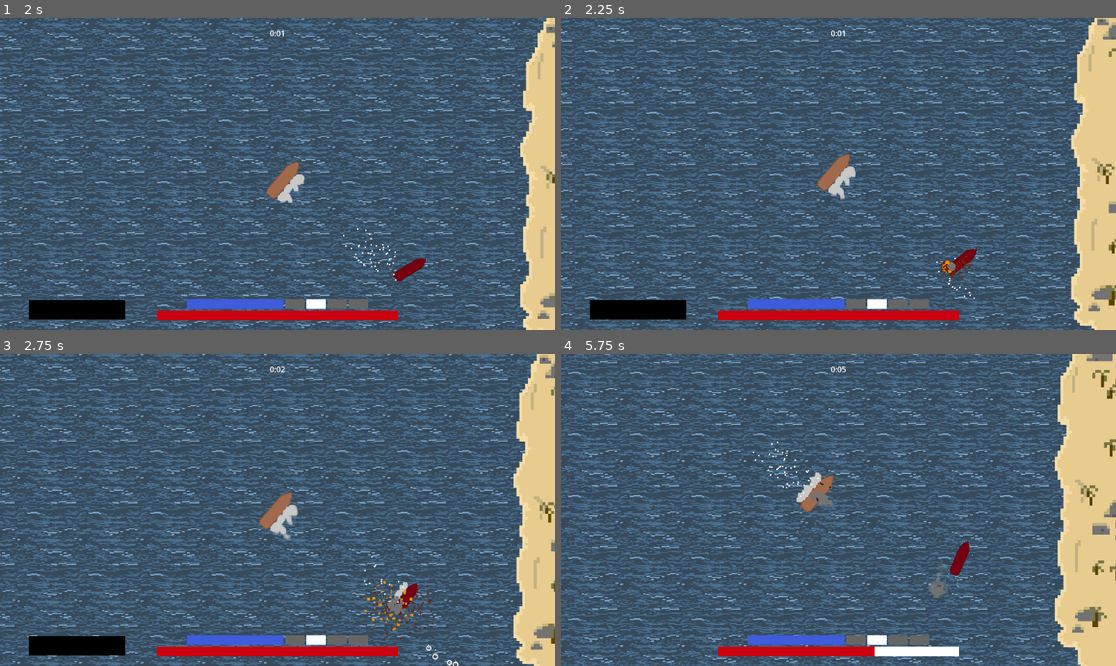
Above: before the commit, frames 1-4 (two rows, left to right).
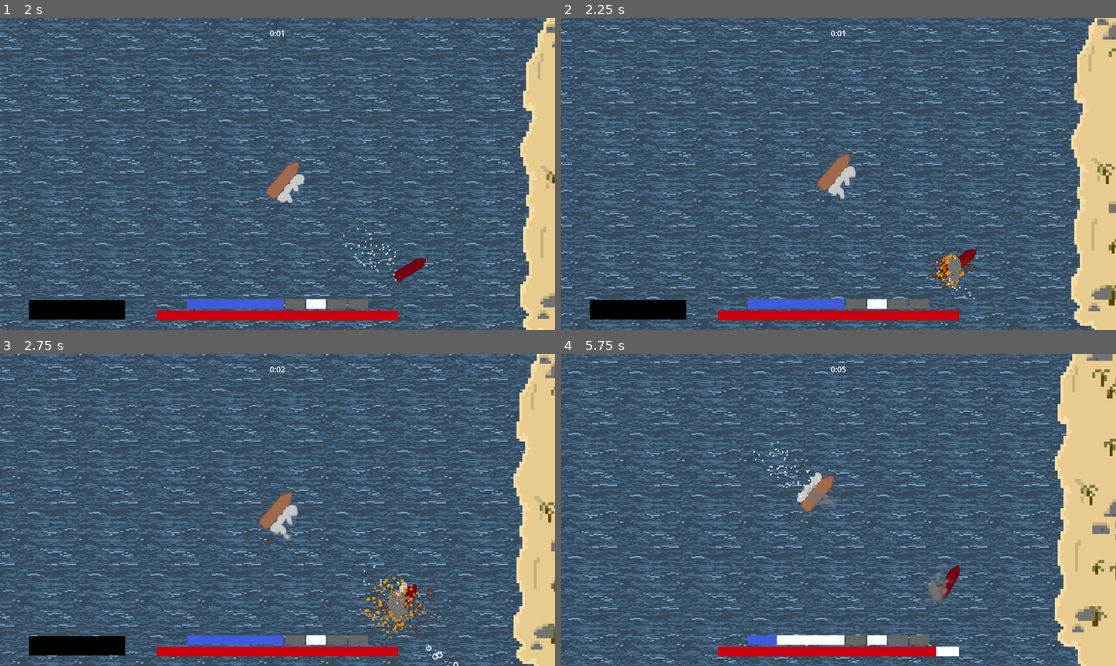
Above: after the commit, the same moments.

Repository: thibautkochjung-gif/Cannonade
Game: Godot game, scene res://Nodes/main_menu.tscn
The game is run twice, just before and just after one commit, with the same random seed, the same clock (stepped at 60 frames per second) and the same inputs.
Inputs (mouse positions are in pixels of both pictures, inside the frame that each line leads up to):
- Up to frame 1 (2 s): click "New Game" at 0.5 s; move the mouse to (399, 158) at 1.27 s; hold D (steer_right) from 1.28 s (still down); hold 1 (ammo_1) from 1.28 s (still down); click (399, 158) at 1.42 s
- Up to frame 2 (2.25 s): release D (steer_right) at 2 s; release 1 (ammo_1) at 2 s; drag from (727, 189) to (971, 267) at 2.02 s
- Up to frame 3 (2.75 s): no input
- Up to frame 4 (5.75 s): move the mouse to (894, 441) at 2.77 s; hold D (steer_right) 2.78-3.5 s; hold 3 (ammo_3) 2.78-3.5 s; drag from (810, 572) to (977, 594) at 3.52 s; move the mouse to (1005, 556) at 4.27 s; hold A (steer_left) 4.28-5 s; hold 1 (ammo_1) 4.28-5 s; drag from (672, 463) to (755, 432) at 5.02 s

Frame 1 is identical in both runs. In frame 2, 0.3% of the frame differs, in the area x 66-76%, y 73-87%; in frame 3, 0.6%; in frame 4, 20%, in the area x 0-100%, y 0-100%.

Commit message:
Tuned damage & explosion particles for grapeshot. More performance improvements to come.

Diff:
--- a/Nodes/cannonball.tscn
+++ b/Nodes/cannonball.tscn
@@ -22,7 +22,6 @@
 despawn_time_variance = 0.15
 damage_fx_scene = ExtResource("3_pc1yr")
 explosion_scene = ExtResource("4_am0hp")
-critical_hit_chance = 0.01
 
 [node name="Sprite2D" type="Sprite2D" parent="." unique_id=618693192]
 scale = Vector2(0.03, 0.03)
--- a/Nodes/damage_particles.tscn
+++ b/Nodes/damage_particles.tscn
@@ -1,11 +1,14 @@
 [gd_scene format=3 uid="uid://heoa7fhmjvp4"]
 
+[ext_resource type="Script" uid="uid://br0q61rq0gp33" path="res://Scripts/damage_particles.gd" id="1_ioyfn"]
 [ext_resource type="Material" uid="uid://7dwwtv0ofdum" path="res://Particles/DamageParticleProcessMaterial.tres" id="1_wxk8j"]
 
-[node name="DamageParticles" type="Node2D" unique_id=415706782]
+[node name="DamageParticles" type="Node2D" unique_id=415706782 node_paths=PackedStringArray("despawn_timer")]
 scale = Vector2(2, 2)
+script = ExtResource("1_ioyfn")
+despawn_timer = NodePath("DespawnTimer")
 
-[node name="GPUParticles2D" type="GPUParticles2D" parent="." unique_id=959072435]
+[node name="DamageParticleFX" type="GPUParticles2D" parent="." unique_id=959072435]
 emitting = false
 amount = 2
 one_shot = true
@@ -13,3 +16,8 @@
 randomness = 1.0
 trail_lifetime = 0.15000000000000002
 process_material = ExtResource("1_wxk8j")
+
+[node name="DespawnTimer" type="Timer" parent="." unique_id=854089894]
+one_shot = true
+
+[connection signal="timeout" from="DespawnTimer" to="." method="_on_despawn_timer_timeout"]
--- a/Nodes/enemy.tscn
+++ b/Nodes/enemy.tscn
@@ -20,6 +20,8 @@
 [ext_resource type="Resource" uid="uid://dbw7nhlpjyek5" path="res://Resources/GrapeShot.tres" id="11_l6wwd"]
 [ext_resource type="Resource" uid="uid://cc1q4bj1tr0ta" path="res://Resources/ChainShot.tres" id="12_hadhx"]
 [ext_resource type="Resource" uid="uid://cr6lfdvq780r4" path="res://Resources/HeatedShot.tres" id="13_3brvt"]
+[ext_resource type="Script" uid="uid://ba0hejjnxqapd" path="res://Scripts/damage_fx_controller.gd" id="21_3brvt"]
+[ext_resource type="PackedScene" uid="uid://heoa7fhmjvp4" path="res://Nodes/damage_particles.tscn" id="22_d3xy7"]
 
 [node name="Enemy" type="RigidBody2D" unique_id=483788940 node_paths=PackedStringArray("sail_condition") groups=["ship"]]
 collision_layer = 4
@@ -46,7 +48,7 @@
 
 [node name="Health" type="Node2D" parent="." unique_id=1267936006]
 script = ExtResource("2_4gyqm")
-max_health = 20000.0
+max_health = 2000.0
 
 [node name="SailCondition" type="Node" parent="." unique_id=1532703816]
 script = ExtResource("5_1ksyb")
@@ -55,6 +57,15 @@
 script = ExtResource("7_l6wwd")
 burn_fx_scene = ExtResource("7_n83r8")
 status_effects = NodePath("../StatusEffects")
+
+[node name="DamageFxController" type="Node2D" parent="." unique_id=768508096 node_paths=PackedStringArray("health", "burst_reset_timer")]
+script = ExtResource("21_3brvt")
+health = NodePath("../Health")
+damage_fx_scene = ExtResource("22_d3xy7")
+burst_reset_timer = NodePath("BurstTimer")
+
+[node name="BurstTimer" type="Timer" parent="DamageFxController" unique_id=2080200604]
+wait_time = 0.5
 
 [node name="StatusEffects" type="Node" parent="." unique_id=148415690 node_paths=PackedStringArray("health")]
 script = ExtResource("6_t3hhj")
--- a/Nodes/explosion.tscn
+++ b/Nodes/explosion.tscn
@@ -1,6 +1,7 @@
 [gd_scene format=3 uid="uid://x4pq3juqbbbo"]
 
 [ext_resource type="Material" uid="uid://dth1a22v2dpj5" path="res://Particles/ExplosionSmoke.tres" id="1_f5ie8"]
+[ext_resource type="Script" uid="uid://da0ypud5je4y" path="res://Scripts/explosion_effect.gd" id="1_k2lee"]
 [ext_resource type="Material" uid="uid://cejpyom8vggt7" path="res://Particles/DamageParticlesReverse.tres" id="2_kwcsq"]
 
 [sub_resource type="Curve" id="Curve_l4vhm"]
@@ -26,7 +27,9 @@
 hue_variation_min = 0.009999977
 hue_variation_max = 0.059999976
 
-[node name="Explosion" type="Node2D" unique_id=1569529172]
+[node name="Explosion" type="Node2D" unique_id=1569529172 node_paths=PackedStringArray("despawn_timer")]
+script = ExtResource("1_k2lee")
+despawn_timer = NodePath("DespawnTimer")
 
 [node name="RedParticles" type="GPUParticles2D" parent="." unique_id=1508377687 groups=["explosion_particles"]]
 emitting = false
@@ -39,7 +42,7 @@
 [node name="ExplosionSmoke" type="GPUParticles2D" parent="." unique_id=545484230 groups=["explosion_particles"]]
 emitting = false
 amount = 150
-lifetime = 20.67
+lifetime = 10.0
 one_shot = true
 explosiveness = 1.0
 process_material = ExtResource("1_f5ie8")
@@ -52,3 +55,8 @@
 speed_scale = 3.0
 explosiveness = 1.0
 process_material = ExtResource("2_kwcsq")
+
+[node name="DespawnTimer" type="Timer" parent="." unique_id=1941708892]
+one_shot = true
+
+[connection signal="timeout" from="DespawnTimer" to="." method="_on_despawn_timer_timeout"]
--- a/Nodes/player.tscn
+++ b/Nodes/player.tscn
@@ -21,6 +21,8 @@
 [ext_resource type="Script" uid="uid://dx0q637jadc3s" path="res://Scripts/collision_damage.gd" id="11_x5p36"]
 [ext_resource type="PackedScene" uid="uid://dkkon17opb2vg" path="res://Nodes/burn_dot_particles.tscn" id="15_o3lat"]
 [ext_resource type="Script" uid="uid://cxoe1nktlbrai" path="res://Scripts/burn_fx.gd" id="16_u4dl4"]
+[ext_resource type="Script" uid="uid://ba0hejjnxqapd" path="res://Scripts/damage_fx_controller.gd" id="22_ynwet"]
+[ext_resource type="PackedScene" uid="uid://heoa7fhmjvp4" path="res://Nodes/damage_particles.tscn" id="23_wvmdh"]
 
 [node name="Player" type="CharacterBody2D" unique_id=2092264728 node_paths=PackedStringArray("sail_condition") groups=["player", "ship"]]
 collision_mask = 36
@@ -476,7 +478,7 @@
 
 [node name="Health" type="Node2D" parent="." unique_id=1096264317]
 script = ExtResource("5_sweqy")
-max_health = 400.0
+max_health = 1500.0
 
 [node name="StatusEffects" type="Node" parent="." unique_id=352159893 node_paths=PackedStringArray("health")]
 script = ExtResource("9_hjyf3")
@@ -486,6 +488,15 @@
 script = ExtResource("16_u4dl4")
 burn_fx_scene = ExtResource("15_o3lat")
 status_effects = NodePath("../StatusEffects")
+
+[node name="DamageFxController" type="Node2D" parent="." unique_id=1374909528 node_paths=PackedStringArray("health", "burst_reset_timer")]
+script = ExtResource("22_ynwet")
+health = NodePath("../Health")
+damage_fx_scene = ExtResource("23_wvmdh")
+burst_reset_timer = NodePath("BurstTimer")
+
+[node name="BurstTimer" type="Timer" parent="DamageFxController" unique_id=874562756]
+wait_time = 0.5
 
 [node name="SailCondition" type="Node" parent="." unique_id=1231109862]
 script = ExtResource("9_6nrtn")
--- a/Nodes/water_splash.tscn
+++ b/Nodes/water_splash.tscn
@@ -4,8 +4,9 @@
 [ext_resource type="Material" uid="uid://bagvsp3u50nsa" path="res://Particles/DropletParticleProcessMaterial.tres" id="2_4qrvk"]
 [ext_resource type="Texture2D" uid="uid://dbthqnffhunu" path="res://Textures/WaterRingGradientTextureTree.tres" id="3_n0rfg"]
 
-[node name="WaterSplash" type="Node2D" unique_id=1964678353]
+[node name="WaterSplash" type="Node2D" unique_id=1964678353 node_paths=PackedStringArray("despawn_timer")]
 script = ExtResource("1_u0xmg")
+despawn_timer = NodePath("DespawnTimer")
 
 [node name="DropletParticles" type="GPUParticles2D" parent="." unique_id=445839074]
 emitting = false
@@ -20,3 +21,8 @@
 texture_filter = 1
 scale = Vector2(2, 2)
 texture = ExtResource("3_n0rfg")
+
+[node name="DespawnTimer" type="Timer" parent="." unique_id=1281865678]
+one_shot = true
+
+[connection signal="timeout" from="DespawnTimer" to="." method="_on_despawn_timer_timeout"]
--- a/Particles/DamageParticleProcessMaterial.tres
+++ b/Particles/DamageParticleProcessMaterial.tres
@@ -1,6 +1,7 @@
 [gd_resource type="ParticleProcessMaterial" format=3 uid="uid://7dwwtv0ofdum"]
 
 [resource]
+resource_local_to_scene = true
 particle_flag_disable_z = true
 spread = 70.0
 initial_velocity_min = 18.4
--- a/Particles/DropletParticleProcessMaterial.tres
+++ b/Particles/DropletParticleProcessMaterial.tres
@@ -14,6 +14,7 @@
 curve = SubResource("Curve_xbbsj")
 
 [resource]
+resource_local_to_scene = true
 particle_flag_disable_z = true
 emission_shape = 1
 emission_sphere_radius = 1.0
--- a/Particles/ExplosionSmoke.tres
+++ b/Particles/ExplosionSmoke.tres
@@ -37,8 +37,8 @@
 emission_shape_offset = Vector3(5, 0, 0)
 inherit_velocity_ratio = 1.0
 spread = 180.0
-initial_velocity_min = 24.08
-initial_velocity_max = 76.02
+initial_velocity_min = 35.0
+initial_velocity_max = 100.0
 gravity = Vector3(0, 0, 0)
 damping_min = 0.45400003
 damping_max = 1.0
--- a/Resources/GrapeShot.tres
+++ b/Resources/GrapeShot.tres
@@ -4,9 +4,10 @@
 
 [resource]
 script = ExtResource("1_ne6c1")
-hull_damage = 2.0
-sail_damage = 1.0
+hull_damage = 0.5
+sail_damage = 0.1
 stun_trauma = 3.0
+explosion_chance = 0.0
 amount = 10.0
 velocity_variance = 0.3
 drag = 4.0
@@ -16,4 +17,5 @@
 water_splash_size = 0.2
 water_splash_particle_multiplier = 0.5
 water_splash_particle_scale = 0.2
+damage_fx_trigger_chance = 0.05
 metadata/_custom_type_script = "uid://baeompqa7erkx"
--- a/Resources/HeatedShot.tres
+++ b/Resources/HeatedShot.tres
@@ -6,6 +6,7 @@
 script = ExtResource("1_dj670")
 hull_damage = 10.0
 burn_amount = 2.0
+explosion_chance = 0.08
 amount = 1.0
 velocity_variance = 0.2
 drag = 0.7
--- a/Resources/RoundShot.tres
+++ b/Resources/RoundShot.tres
@@ -5,6 +5,8 @@
 [resource]
 script = ExtResource("1_wgnhp")
 hull_damage = 10.0
+sail_damage = 5.0
+explosion_chance = 0.06
 amount = 1.0
 velocity_variance = 0.15
 drag = 0.7
--- a/Scripts/ammo_data.gd
+++ b/Scripts/ammo_data.gd
@@ -6,6 +6,7 @@
 @export var sail_damage: float = 0.0
 @export var stun_trauma: float = 0.0
 @export var burn_amount: float = 0.0
+@export var explosion_chance: float = 0.01
 
 @export_group("Projectile")
 @export var amount: float = 6.0
@@ -19,6 +20,7 @@
 @export var water_splash_size: float = 1.0
 @export var water_splash_particle_multiplier: float = 1.0
 @export var water_splash_particle_scale: float = 1
+@export var damage_fx_trigger_chance: float = 1.0
 
 @export_group("Special")
 @export var explosion_vulnerability: float = 0.0
--- a/Scripts/cannonball.gd
+++ b/Scripts/cannonball.gd
@@ -7,7 +7,6 @@
 @export var despawn_time_variance : float = 0.5
 @export var damage_fx_scene : PackedScene
 @export var explosion_scene : PackedScene
-@export var critical_hit_chance : float = 0.1
 @export var ammo_data : AmmoData
 @export var base_cannonball_scale : Vector2 = Vector2(0.03,0.03)
 
@@ -42,7 +41,7 @@
 	despawn_timer.wait_time = randf_range(
 		default_despawn_time - despawn_time_variance,
 		default_despawn_time + despawn_time_variance)
-	despawn_timer.wait_time *= despawn_timer.wait_time * sqrt(velocity_multiplier)
+	despawn_timer.wait_time *= sqrt(velocity_multiplier)
 	despawn_timer.start()
 
 
@@ -63,7 +62,6 @@
 				ammo_data.water_splash_particle_scale,
 				ammo_data.water_splash_particle_multiplier
 			)
-			splash.get_node("DropletParticles").emitting = true
 
 
 	queue_free()
@@ -73,40 +71,32 @@
 	if ammo_data.hull_damage > 0:
 		body.get_node("Health").take_damage(
 			ammo_data.hull_damage,
-			linear_velocity.normalized()
+			linear_velocity.normalized(),
+			"cannon",
+			ammo_data.damage_fx_trigger_chance
 		)
 
 	if ammo_data.sail_damage > 0:
 		body.get_node("SailCondition").take_damage(
-			ammo_data.sail_damage
+			ammo_data.sail_damage,
 		)
 
 	if ammo_data.stun_trauma > 0:
 		body.get_node("StatusEffects").apply_stun(
-			ammo_data.stun_trauma
+			ammo_data.stun_trauma,
 		)
 
 	if ammo_data.burn_amount > 0:
 		body.get_node("StatusEffects").apply_burn(
 			ammo_data.burn_amount,
-			global_position
+			global_position,
 		)
 
-	var dmg_fx = damage_fx_scene.instantiate()
-	dmg_fx.global_position = global_position
-	get_tree().current_scene.add_child(dmg_fx)
-	var particles = dmg_fx.get_node("GPUParticles2D")
-	particles.rotation = linear_velocity.angle()
-	particles.restart()
-	particles.emitting = true
 
-	if randf() < critical_hit_chance:
+	if randf() < ammo_data.explosion_chance:
 		print("EXPLOSION")
 		var explosion = explosion_scene.instantiate()
 		explosion.global_position = global_position
 		get_tree().current_scene.add_child(explosion)
-		for explosion_particle_fx in explosion.get_children().filter(
-			func(child): return child.is_in_group("explosion_particles")):
-			explosion_particle_fx.restart()
 
 	queue_free()
--- /dev/null
+++ b/Scripts/damage_fx_controller.gd
@@ -0,0 +1,30 @@
+extends Node2D
+@export var health : Health
+@export var damage_fx_scene : PackedScene
+@export var burst_reset_timer : Timer
+
+var in_burst : bool = false
+
+func _ready() -> void:
+	health.health_changed.connect(_on_health_changed)
+
+func _on_health_changed(amount, max_health, current_health, hit_direction, source, fx_trigger_chance) -> void:
+	var should_trigger = false
+	print(fx_trigger_chance, "chance to fire FX")
+	if not in_burst:
+		should_trigger = true
+		in_burst = true
+	elif randf() <= fx_trigger_chance:
+		should_trigger = true
+
+	burst_reset_timer.start()
+
+	if should_trigger:
+		print("Triggered damage fx")
+		var dmg_fx = damage_fx_scene.instantiate()
+		dmg_fx.global_position = global_position
+		get_tree().current_scene.add_child(dmg_fx)
+		dmg_fx.setup(hit_direction)
+
+func _on_burst_reset_timer_timeout() -> void:
+	in_burst = false
--- /dev/null
+++ b/Scripts/damage_particles.gd
@@ -0,0 +1,13 @@
+extends Node2D
+@export var despawn_timer : Timer
+@onready var particles: GPUParticles2D = $DamageParticleFX
+
+func setup(direction: Vector2) -> void:
+	particles.rotation = direction.angle()
+	particles.restart()
+
+	despawn_timer.wait_time = particles.lifetime
+	despawn_timer.start()
+
+func _on_despawn_timer_timeout() -> void:
+	queue_free()
--- a/Scripts/enemy.gd
+++ b/Scripts/enemy.gd
@@ -204,7 +204,7 @@
 	queue_free()
 
 
-func _on_health_health_changed(damage: float, max_health: float, current_health: float, hit_direction: Vector2, source) -> void:
+func _on_health_health_changed(_damage: float, max_health: float, current_health: float, _hit_direction: Vector2, _source: String, _fx_trigger_chance: float) -> void:
 	$DamageDecals.update_health_ratio(current_health / max_health)
 
 
--- /dev/null
+++ b/Scripts/explosion_effect.gd
@@ -0,0 +1,18 @@
+extends Node2D
+@export var despawn_timer : Timer
+var explosion_particle_fx: Array = []
+
+func _ready() -> void:
+	explosion_particle_fx = get_children().filter(
+		func(child): return child.is_in_group("explosion_particles"))
+
+	var max_lifetime := 0.0
+	for particle_fx in explosion_particle_fx:
+		particle_fx.restart()
+		max_lifetime = max(max_lifetime, particle_fx.lifetime)
+
+	despawn_timer.wait_time = max_lifetime
+	despawn_timer.start()
+
+func _on_despawn_timer_timeout() -> void:
+	queue_free()
--- a/Scripts/health.gd
+++ b/Scripts/health.gd
@@ -5,7 +5,7 @@
 
 var current_health : float
 signal health_depleted
-signal health_changed
+signal health_changed(amount, max_health, current_health, hit_direction, source, fx_trigger_chance)
 
 # Called when the node enters the scene tree for the first time.
 func _ready() -> void:
@@ -17,8 +17,8 @@
 func _process(delta: float) -> void:
 	pass
 
-func take_damage(amount: float, hit_direction: Vector2, source: String = "cannon") -> void:
+func take_damage(amount: float, hit_direction: Vector2, source: String = "cannon", fx_trigger_chance: float = 1.0) -> void:
 	current_health = current_health - amount
-	health_changed.emit(amount, max_health, current_health, hit_direction, source)
+	health_changed.emit(amount, max_health, current_health, hit_direction, source, fx_trigger_chance)
 	if current_health <= 0:
 		health_depleted.emit()
--- a/Scripts/health_indicator.gd
+++ b/Scripts/health_indicator.gd
@@ -24,7 +24,7 @@
 	pass
 
 
-func update_health(amount, max_health, current_health, hit_direction, source) -> void:
+func update_health(_amount, max_health, current_health, _hit_direction, _source, _fx_trigger_chance) -> void:
 	var percent_health_left: float = current_health / max_health
 	fill_rect.size.x = fill_rect.get_parent().size.x * percent_health_left
 
--- a/Scripts/player.gd
+++ b/Scripts/player.gd
@@ -104,7 +104,7 @@
 	GameManagerScene.player_death()
 
 
-func _on_health_health_changed(damage: float, max_health: float, current_health: float, hit_direction: Vector2, source: String) -> void:
+func _on_health_health_changed(damage: float, max_health: float, current_health: float, hit_direction: Vector2, source: String, _fx_trigger_chance: float) -> void:
 
 	var damage_to_max_health_ratio: float = damage / max_health
 	if damage_to_max_health_ratio > 0.0:
--- a/Scripts/sail_condition_indicator.gd
+++ b/Scripts/sail_condition_indicator.gd
@@ -28,8 +28,6 @@
 	var percent_condition_left: float = current_condition / max_condition
 	fill_rect.size.x = fill_rect.get_parent().size.x * percent_condition_left
 
-	print("received ", amount, "sail damage for indicator update to", percent_condition_left)
-
 	# Ghost bar: cancel any in-progress catch-up, hold at its current
 	# size, and restart the delay before catching up to the new value.
 	if ghost_tween:
--- a/Scripts/water_splash.gd
+++ b/Scripts/water_splash.gd
@@ -1,24 +1,21 @@
 extends Node2D
 
+@export var despawn_timer : Timer
 @onready var water_ring: Sprite2D = $WaterRingSprite
 @onready var droplet_particles: GPUParticles2D = $DropletParticles
 
-
-
 func setup(water_ring_size : float, particle_multiplier : float, particle_scale_modifier : float) -> void :
-
 	var tween = create_tween()
 
 	var start_scale = randf_range(0.8, 1) * water_ring_size
 	var end_scale = randf_range(2, 4) * water_ring_size
 	var time_to_grow = 2.0
-
 	$WaterRingSprite.scale = Vector2(start_scale, start_scale)
 
 	droplet_particles.amount = droplet_particles.amount * particle_multiplier
-	droplet_particles.process_material.scale_min *=  particle_scale_modifier
-	droplet_particles.process_material.scale_max *=  particle_scale_modifier
-
+	droplet_particles.process_material.scale_min *= particle_scale_modifier
+	droplet_particles.process_material.scale_max *= particle_scale_modifier
+	droplet_particles.restart()
 
 	tween.parallel().tween_property(
 		$WaterRingSprite,
@@ -26,7 +23,6 @@
 		Vector2(end_scale, end_scale),
 		time_to_grow
 	)
-
 	tween.parallel().tween_property(
 		$WaterRingSprite,
 		"modulate:a",
@@ -34,5 +30,8 @@
 		time_to_grow
 	)
 
-	await tween.finished
+	despawn_timer.wait_time = max(time_to_grow, droplet_particles.lifetime)
+	despawn_timer.start()
+
+func _on_despawn_timer_timeout() -> void:
 	queue_free()
Not shown, added: Scripts/damage_fx_controller.gd.uid
Not shown, added: Scripts/damage_particles.gd.uid
Not shown, added: Scripts/explosion_effect.gd.uid
